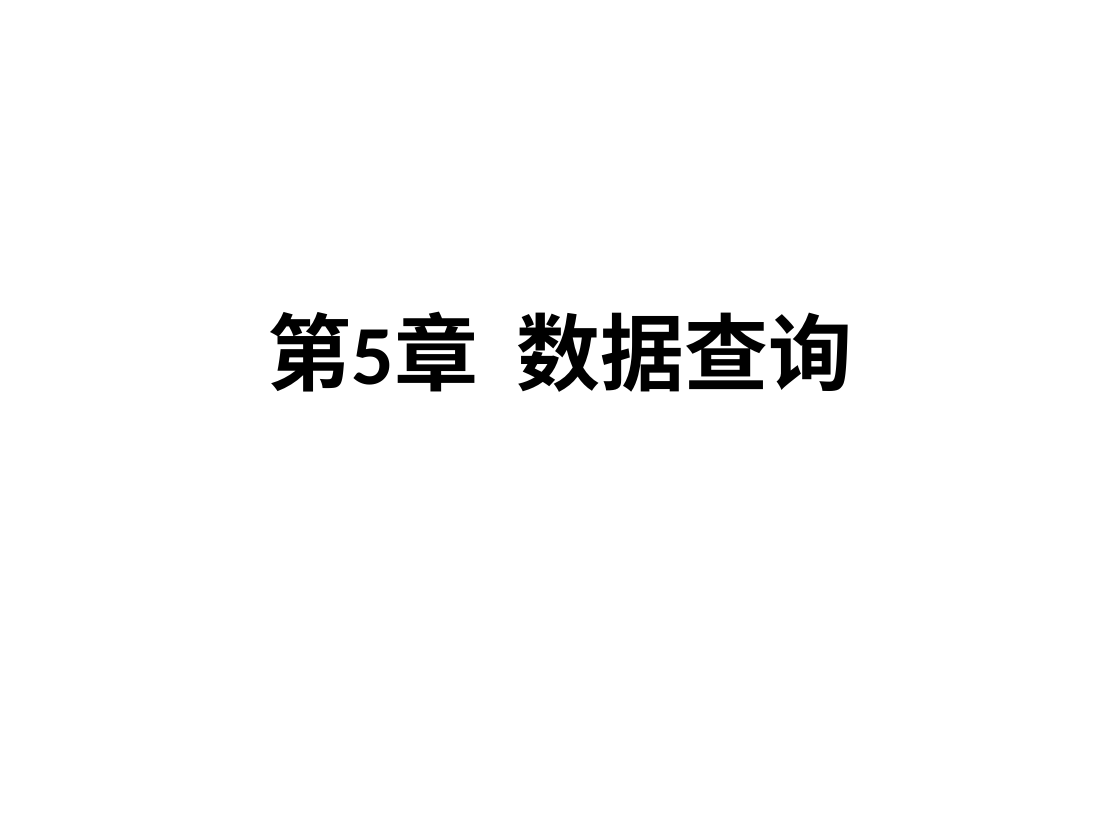
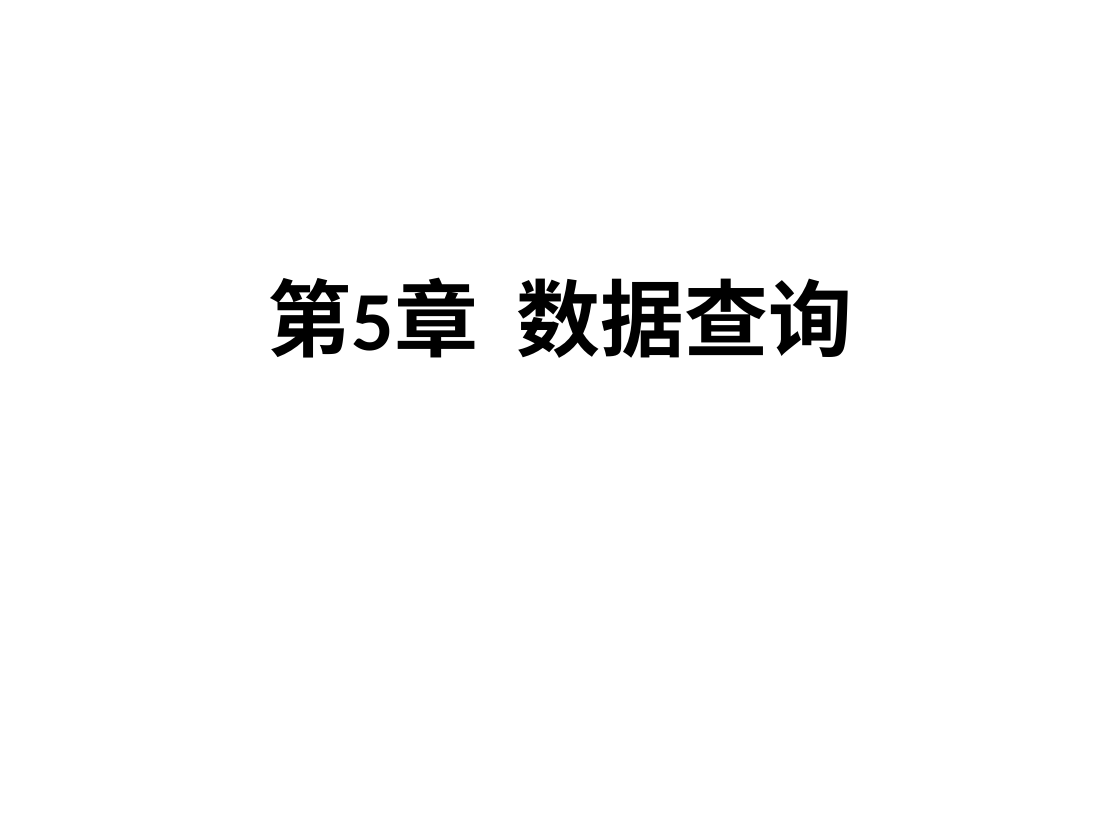
Before and after one commit to yuqingmao2019/MyWorkSpace, a slide deck: slide 1 of 数据库ppt/第5章.ppt. Drawn at 1120x840 pixels with LibreOffice and Linux fonts; fonts in the diff are those of the drawing; background and template pictures are left out. Boxes give left, top, right and bottom in pixels: in the first picture for what was removed or moved away, otherwise in the second. Text is boxed around its words. In the diff, an @@ line names an element or a change of style, - is before the commit and + after.

```diff
--- a/数据库ppt/第5章.ppt
+++ b/数据库ppt/第5章.ppt
@@ title "第5章 数据查询" at (x1=268, y1=277, x2=852, y2=358): vertical alignment middle to top @@
```
Also in this commit, not shown: 1 other slide changed, 4 other files.
